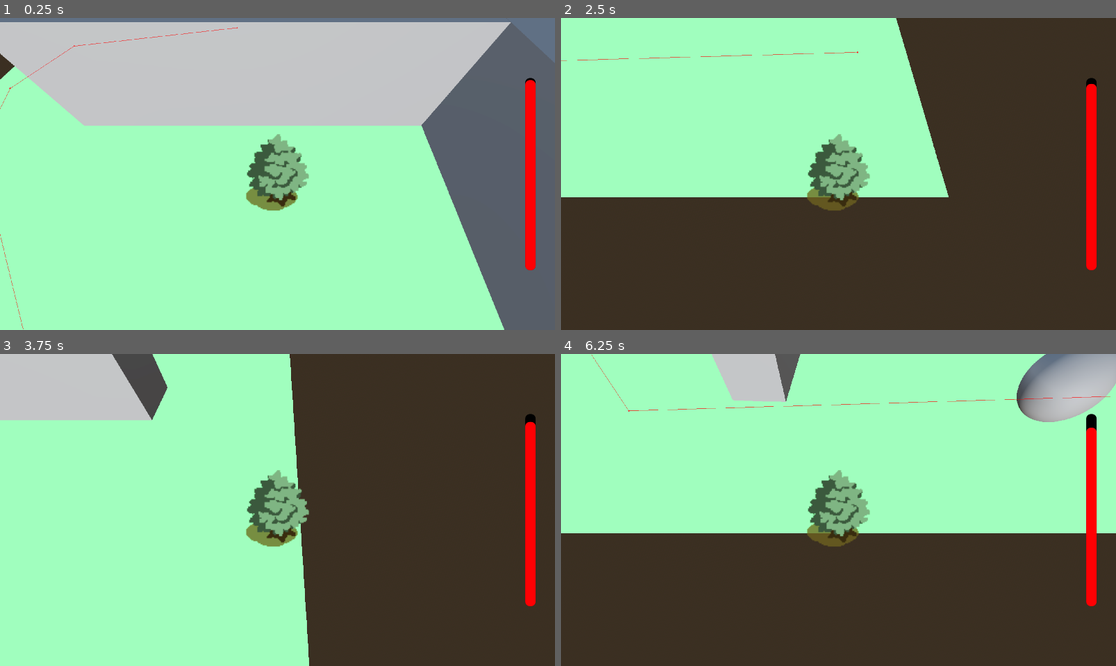
Above: before the commit, frames 1-4 (two rows, left to right).
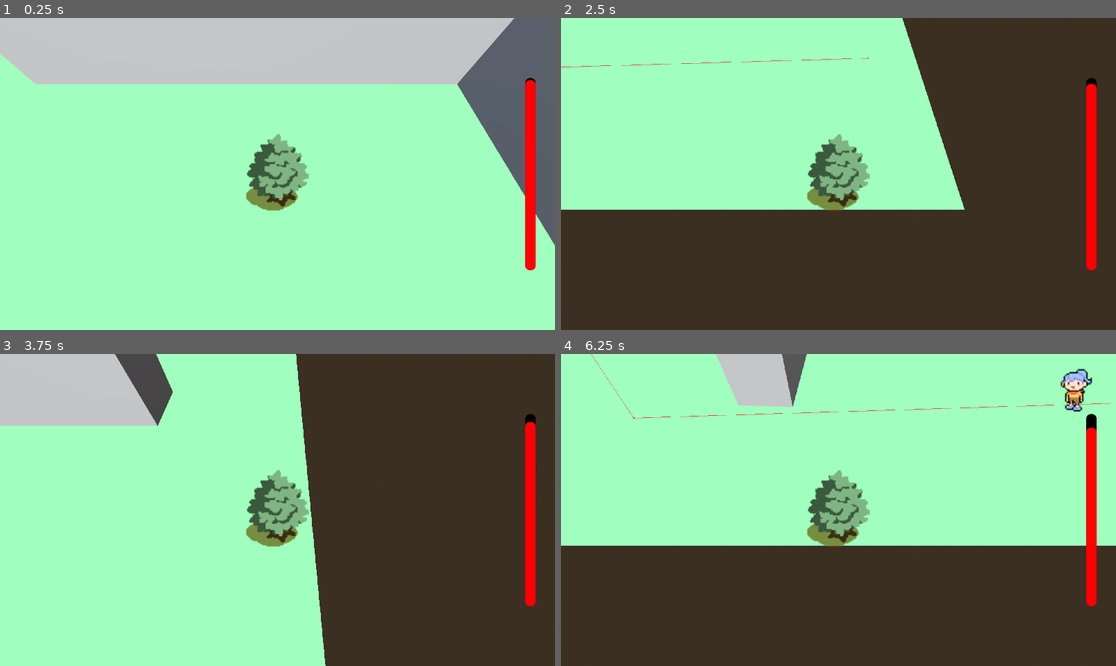
Above: after the commit, the same moments.

Repository: BrownRISDGameDevelopers/mosquito-simulator
Game: Godot game, scene res://scenes/LevelContainer.tscn
Two runs of this game, one before a commit and one after it. Both use one fixed random seed, a clock stepped at 60 frames per second and the inputs below. This scene is started directly instead of the project's main scene.
Inputs:
- Up to frame 1 (0.25 s): no input
- Up to frame 2 (2.5 s): tap Enter (ui_accept) at 0.5, 0.77, 1.52 s; hold D (right) 0.53-1.28 s; tap Space (suck) at 0.6, 1.35, 2.1 s; hold S (down) 1.28-2.03 s; hold D (right) from 2.03 s (still down)
- Up to frame 3 (3.75 s): release D (right) at 2.78 s; hold W (up) 2.78-3.53 s; tap Space (suck) at 2.85, 3.6 s; tap Enter (ui_accept) at 3.02 s; hold A (left) from 3.53 s (still down)
- Up to frame 4 (6.25 s): tap Enter (ui_accept) at 3.77, 4.52, 6.02 s; tap Space (suck) at 4.35, 5.1, 5.85 s; release A (left) at 5.03 s; hold S (down) 5.03-5.78 s; hold D (right) from 5.78 s (still down)

The runs differ from the first frame. In frame 1, 20% of the frame differs, in the area x 0-100%, y 0-100%; in frame 2, 4.0%; in frame 3, 2.8%; in frame 4, 7.9%.
Error before the commit: Attempt to call function '_on_sucked_blood' in base 'null instance' on a null instance. (res://scripts/player.gd:48)
Error after the commit: Attempt to call function '_on_sucked_blood' in base 'null instance' on a null instance. (res://scripts/player.gd:60)

Commit message:
Swatting minigame + transition mechanics (#27)
* add minigame viewport

* minigame transition

* minigame transitions

* add swatting hand to minigame

Diff:
--- /dev/null
+++ b/resources/npc.tres
@@ -0,0 +1,138 @@
+[gd_resource type="SpriteFrames" load_steps=18 format=3 uid="uid://d70sn58ecpj4"]
+
+[ext_resource type="Texture2D" uid="uid://1euueft102yd" path="res://assets/npc4directions.png" id="1_77163"]
+
+[sub_resource type="AtlasTexture" id="AtlasTexture_77163"]
+atlas = ExtResource("1_77163")
+region = Rect2(0, 64, 32, 32)
+
+[sub_resource type="AtlasTexture" id="AtlasTexture_yjhh8"]
+atlas = ExtResource("1_77163")
+region = Rect2(32, 64, 32, 32)
+
+[sub_resource type="AtlasTexture" id="AtlasTexture_g71r5"]
+atlas = ExtResource("1_77163")
+region = Rect2(64, 64, 32, 32)
+
+[sub_resource type="AtlasTexture" id="AtlasTexture_8pxm6"]
+atlas = ExtResource("1_77163")
+region = Rect2(96, 64, 32, 32)
+
+[sub_resource type="AtlasTexture" id="AtlasTexture_ji82l"]
+atlas = ExtResource("1_77163")
+region = Rect2(0, 0, 32, 32)
+
+[sub_resource type="AtlasTexture" id="AtlasTexture_5bi10"]
+atlas = ExtResource("1_77163")
+region = Rect2(32, 0, 32, 32)
+
+[sub_resource type="AtlasTexture" id="AtlasTexture_2nh4o"]
+atlas = ExtResource("1_77163")
+region = Rect2(64, 0, 32, 32)
+
+[sub_resource type="AtlasTexture" id="AtlasTexture_qp1te"]
+atlas = ExtResource("1_77163")
+region = Rect2(96, 0, 32, 32)
+
+[sub_resource type="AtlasTexture" id="AtlasTexture_lapdx"]
+atlas = ExtResource("1_77163")
+region = Rect2(0, 32, 32, 32)
+
+[sub_resource type="AtlasTexture" id="AtlasTexture_i3hik"]
+atlas = ExtResource("1_77163")
+region = Rect2(32, 32, 32, 32)
+
+[sub_resource type="AtlasTexture" id="AtlasTexture_xm4m5"]
+atlas = ExtResource("1_77163")
+region = Rect2(64, 32, 32, 32)
+
+[sub_resource type="AtlasTexture" id="AtlasTexture_sn7hy"]
+atlas = ExtResource("1_77163")
+region = Rect2(96, 32, 32, 32)
+
+[sub_resource type="AtlasTexture" id="AtlasTexture_d4hph"]
+atlas = ExtResource("1_77163")
+region = Rect2(0, 96, 32, 32)
+
+[sub_resource type="AtlasTexture" id="AtlasTexture_ds57a"]
+atlas = ExtResource("1_77163")
+region = Rect2(32, 96, 32, 32)
+
+[sub_resource type="AtlasTexture" id="AtlasTexture_85e84"]
+atlas = ExtResource("1_77163")
+region = Rect2(64, 96, 32, 32)
+
+[sub_resource type="AtlasTexture" id="AtlasTexture_etu0y"]
+atlas = ExtResource("1_77163")
+region = Rect2(96, 96, 32, 32)
+
+[resource]
+animations = [{
+"frames": [{
+"duration": 1.0,
+"texture": SubResource("AtlasTexture_77163")
+}, {
+"duration": 1.0,
+"texture": SubResource("AtlasTexture_yjhh8")
+}, {
+"duration": 1.0,
+"texture": SubResource("AtlasTexture_g71r5")
+}, {
+"duration": 1.0,
+"texture": SubResource("AtlasTexture_8pxm6")
+}],
+"loop": true,
+"name": &"walk_backward",
+"speed": 5.0
+}, {
+"frames": [{
+"duration": 1.0,
+"texture": SubResource("AtlasTexture_ji82l")
+}, {
+"duration": 1.0,
+"texture": SubResource("AtlasTexture_5bi10")
+}, {
+"duration": 1.0,
+"texture": SubResource("AtlasTexture_2nh4o")
+}, {
+"duration": 1.0,
+"texture": SubResource("AtlasTexture_qp1te")
+}],
+"loop": true,
+"name": &"walk_forward",
+"speed": 5.0
+}, {
+"frames": [{
+"duration": 1.0,
+"texture": SubResource("AtlasTexture_lapdx")
+}, {
+"duration": 1.0,
+"texture": SubResource("AtlasTexture_i3hik")
+}, {
+"duration": 1.0,
+"texture": SubResource("AtlasTexture_xm4m5")
+}, {
+"duration": 1.0,
+"texture": SubResource("AtlasTexture_sn7hy")
+}],
+"loop": true,
+"name": &"walk_left",
+"speed": 5.0
+}, {
+"frames": [{
+"duration": 1.0,
+"texture": SubResource("AtlasTexture_d4hph")
+}, {
+"duration": 1.0,
+"texture": SubResource("AtlasTexture_ds57a")
+}, {
+"duration": 1.0,
+"texture": SubResource("AtlasTexture_85e84")
+}, {
+"duration": 1.0,
+"texture": SubResource("AtlasTexture_etu0y")
+}],
+"loop": true,
+"name": &"walk_right",
+"speed": 5.0
+}]
--- a/scenes/LevelContainer.tscn
+++ b/scenes/LevelContainer.tscn
@@ -48,4 +48,6 @@
 [node name="BloodBar" parent="." instance=ExtResource("4_x305a")]
 layout_mode = 1
 
+[connection signal="exited_bounds" from="MinigameViewport/SubViewport/SwatMinigame" to="." method="_on_swat_minigame_exited_bounds"]
+
 [connection signal="minigame_toggle" from="MapViewport/SubViewport/Map" to="." method="_on_map_minigame_toggle"]
--- a/scenes/Map.tscn
+++ b/scenes/Map.tscn
@@ -86,7 +86,7 @@
 collision_mask = 6
 
 [node name="Player" parent="." instance=ExtResource("1_xkm8s")]
-transform = Transform3D(0.5, 0, 0, 0, 0.5, 0, 0, 0, 0.5, -1.636, 1, 1.22)
+transform = Transform3D(0.5, 0, 0, 0, 0.5, 0, 0, 0, 0.5, -1.636, 0.22804737, 1.22)
 
 [node name="Camera3D" type="Camera3D" parent="." node_paths=PackedStringArray("player")]
 transform = Transform3D(1, 0, 0, 0, 0.49999997, 0.86602545, 0, -0.86602545, 0.49999997, 0, 0.85, 0.5)
--- a/scenes/NPC.tscn
+++ b/scenes/NPC.tscn
@@ -1,6 +1,7 @@
-[gd_scene load_steps=4 format=3 uid="uid://1ayg4tlicupc"]
+[gd_scene load_steps=5 format=3 uid="uid://1ayg4tlicupc"]
 
-[ext_resource type="Script" path="res://scripts/npc.gd" id="1_mhefn"]
+[ext_resource type="Script" uid="uid://dfb8m4motdh6b" path="res://scripts/npc.gd" id="1_mhefn"]
+[ext_resource type="SpriteFrames" uid="uid://d70sn58ecpj4" path="res://resources/npc.tres" id="2_6xvi5"]
 
 [sub_resource type="SphereMesh" id="SphereMesh_tier1"]
 radius = 0.25
@@ -19,7 +20,15 @@
 debug_enabled = true
 
 [node name="MeshInstance3D" type="MeshInstance3D" parent="."]
+visible = false
 mesh = SubResource("SphereMesh_tier1")
 
 [node name="CollisionShape3D" type="CollisionShape3D" parent="."]
 shape = SubResource("ConvexPolygonShape3D_mhefn")
+
+[node name="AnimatedSprite3D" type="AnimatedSprite3D" parent="."]
+transform = Transform3D(1, 0, 0, 0, 0.8660254, 0.5, 0, -0.5, 0.8660254, 0, 0, 0)
+billboard = 1
+sprite_frames = ExtResource("2_6xvi5")
+animation = &"walk_left"
+autoplay = "default"
--- a/scenes/Player.tscn
+++ b/scenes/Player.tscn
@@ -33,5 +33,8 @@
 [node name="CollisionShape3D" type="CollisionShape3D" parent="Area3D"]
 shape = SubResource("CylinderShape3D_v6fml")
 
+[node name="EpicycleTimer" type="Timer" parent="."]
+autostart = true
+
 [connection signal="body_entered" from="Area3D" to="." method="_on_area_3d_body_entered"]
 [connection signal="body_exited" from="Area3D" to="." method="_on_area_3d_body_exited"]
--- a/scenes/Player2D.tscn
+++ b/scenes/Player2D.tscn
@@ -1,14 +1,29 @@
-[gd_scene load_steps=3 format=3 uid="uid://dqrapnubr13ws"]
+[gd_scene load_steps=4 format=3 uid="uid://dqrapnubr13ws"]
 
 [ext_resource type="Texture2D" uid="uid://di0rxj8b15frg" path="res://assets/tree.PNG" id="1_l3lvq"]
 [ext_resource type="Script" uid="uid://dqucnn32ba1gt" path="res://scripts/player_2d.gd" id="1_smyaq"]
 
+[sub_resource type="RectangleShape2D" id="RectangleShape2D_smyaq"]
+size = Vector2(200, 200)
+
 [node name="Player2D" type="CharacterBody2D"]
+collision_mask = 0
 motion_mode = 1
 script = ExtResource("1_smyaq")
+
+[node name="CollisionShape2D" type="CollisionShape2D" parent="."]
+shape = SubResource("RectangleShape2D_smyaq")
+debug_color = Color(0.7932132, 0.40678275, 0.3264246, 0.41960785)
 
 [node name="PlayerSprite" type="Sprite2D" parent="."]
 scale = Vector2(3.5, 3.5)
 texture = ExtResource("1_l3lvq")
 
 [node name="Camera2D" type="Camera2D" parent="."]
+
+[node name="Label" type="Label" parent="."]
+offset_left = 149.0
+offset_top = -60.0
+offset_right = 268.0
+offset_bottom = 81.0
+theme_override_font_sizes/font_size = 50
--- a/scenes/SwatMinigame.tscn
+++ b/scenes/SwatMinigame.tscn
@@ -1,14 +1,30 @@
-[gd_scene load_steps=3 format=3 uid="uid://21duxb65jl10"]
+[gd_scene load_steps=6 format=3 uid="uid://21duxb65jl10"]
 
+[ext_resource type="Script" uid="uid://bbwtfw2j6qh7v" path="res://scripts/swat_minigame.gd" id="1_vn5tw"]
 [ext_resource type="PackedScene" uid="uid://dqrapnubr13ws" path="res://scenes/Player2D.tscn" id="1_xre7j"]
 [ext_resource type="Texture2D" uid="uid://bqotwpd140nfa" path="res://assets/child sprite 1.png" id="2_86fu8"]
+[ext_resource type="PackedScene" uid="uid://cmbjd2lukby5b" path="res://scenes/Swatter.tscn" id="4_y7wqd"]
+
+[sub_resource type="RectangleShape2D" id="RectangleShape2D_86fu8"]
+size = Vector2(836, 1932)
 
 [node name="SwatMinigame" type="Node2D"]
+script = ExtResource("1_vn5tw")
 
 [node name="ChildSprite1" type="Sprite2D" parent="."]
-position = Vector2(960, 540)
 scale = Vector2(30, 30)
 texture = ExtResource("2_86fu8")
 
+[node name="MinigameBounds" type="Area2D" parent="."]
+
+[node name="CollisionShape2D" type="CollisionShape2D" parent="MinigameBounds"]
+shape = SubResource("RectangleShape2D_86fu8")
+debug_color = Color(0.51330525, 0.5524319, 0.46904778, 0.41960785)
+
 [node name="Player2D" parent="." instance=ExtResource("1_xre7j")]
-position = Vector2(960, 540)
+
+[node name="Swatter" parent="." node_paths=PackedStringArray("player") instance=ExtResource("4_y7wqd")]
+position = Vector2(784, -390)
+player = NodePath("../Player2D")
+
+[connection signal="body_exited" from="MinigameBounds" to="." method="_on_minigame_bounds_body_exited"]
--- /dev/null
+++ b/scenes/Swatter.tscn
@@ -0,0 +1,112 @@
+[gd_scene load_steps=7 format=3 uid="uid://cmbjd2lukby5b"]
+
+[ext_resource type="Script" uid="uid://bc0may7e5kl3r" path="res://scripts/swatter.gd" id="1_76vkj"]
+[ext_resource type="Texture2D" uid="uid://di0rxj8b15frg" path="res://assets/tree.PNG" id="2_q1jp2"]
+
+[sub_resource type="RectangleShape2D" id="RectangleShape2D_76vkj"]
+size = Vector2(272, 176)
+
+[sub_resource type="Animation" id="Animation_76vkj"]
+resource_name = "swat"
+tracks/0/type = "bezier"
+tracks/0/imported = false
+tracks/0/enabled = true
+tracks/0/path = NodePath("Tree:position:x")
+tracks/0/interp = 1
+tracks/0/loop_wrap = true
+tracks/0/keys = {
+"handle_modes": PackedInt32Array(0, 2, 2),
+"points": PackedFloat32Array(0, -0.25, 0, 0.25, 0, 0, -0.083333336, 0, 0.083333336, 0, 0, -0.16666667, 0, 0, 0),
+"times": PackedFloat32Array(0, 0.5, 1)
+}
+tracks/1/type = "bezier"
+tracks/1/imported = false
+tracks/1/enabled = true
+tracks/1/path = NodePath("Tree:position:y")
+tracks/1/interp = 1
+tracks/1/loop_wrap = true
+tracks/1/keys = {
+"handle_modes": PackedInt32Array(0, 2, 2),
+"points": PackedFloat32Array(-200, -0.25, 0, 0.25, 0, 0, -0.083333336, 0, 0.083333336, 0, -200, -0.16666667, 0, 0, 0),
+"times": PackedFloat32Array(0, 0.5, 1)
+}
+tracks/2/type = "method"
+tracks/2/imported = false
+tracks/2/enabled = true
+tracks/2/path = NodePath(".")
+tracks/2/interp = 1
+tracks/2/loop_wrap = true
+tracks/2/keys = {
+"times": PackedFloat32Array(0.5, 1),
+"transitions": PackedFloat32Array(1, 1),
+"values": [{
+"args": [],
+"method": &"swat_player"
+}, {
+"args": [],
+"method": &"post_swat"
+}]
+}
+
+[sub_resource type="Animation" id="Animation_q1jp2"]
+length = 0.001
+tracks/0/type = "bezier"
+tracks/0/imported = false
+tracks/0/enabled = true
+tracks/0/path = NodePath("Tree:position:x")
+tracks/0/interp = 1
+tracks/0/loop_wrap = true
+tracks/0/keys = {
+"handle_modes": PackedInt32Array(0),
+"points": PackedFloat32Array(0, -0.25, 0, 0.25, 0),
+"times": PackedFloat32Array(0)
+}
+tracks/1/type = "bezier"
+tracks/1/imported = false
+tracks/1/enabled = true
+tracks/1/path = NodePath("Tree:position:y")
+tracks/1/interp = 1
+tracks/1/loop_wrap = true
+tracks/1/keys = {
+"handle_modes": PackedInt32Array(0),
+"points": PackedFloat32Array(-200, -0.25, 0, 0.25, 0),
+"times": PackedFloat32Array(0)
+}
+
+[sub_resource type="AnimationLibrary" id="AnimationLibrary_q1jp2"]
+_data = {
+&"RESET": SubResource("Animation_q1jp2"),
+&"swat": SubResource("Animation_76vkj")
+}
+
+[node name="Swatter" type="CharacterBody2D"]
+collision_layer = 2
+collision_mask = 2
+script = ExtResource("1_76vkj")
+
+[node name="Tree" type="Sprite2D" parent="."]
+position = Vector2(0, -200)
+rotation = -1.5707964
+scale = Vector2(5, 5)
+texture = ExtResource("2_q1jp2")
+
+[node name="CollisionShape2D" type="CollisionShape2D" parent="."]
+shape = SubResource("RectangleShape2D_76vkj")
+debug_color = Color(0.83916634, 0.34032944, 0.47643143, 0.41960785)
+
+[node name="SwatHitbox" type="Area2D" parent="."]
+
+[node name="CollisionShape2D" type="CollisionShape2D" parent="SwatHitbox"]
+shape = SubResource("RectangleShape2D_76vkj")
+
+[node name="SwatTimer" type="Timer" parent="."]
+wait_time = 3.0
+
+[node name="AnimationPlayer" type="AnimationPlayer" parent="."]
+libraries = {
+&"": SubResource("AnimationLibrary_q1jp2")
+}
+
+[connection signal="body_entered" from="SwatHitbox" to="." method="_on_swat_hitbox_body_entered"]
+[connection signal="body_exited" from="SwatHitbox" to="." method="_on_swat_hitbox_body_exited"]
+[connection signal="timeout" from="SwatTimer" to="." method="_on_swat_timer_timeout"]
--- a/scripts/level_container.gd
+++ b/scripts/level_container.gd
@@ -2,10 +2,23 @@
 
 var minigame_visible = false
 
-func _on_map_minigame_toggle():
-	minigame_visible = !minigame_visible
+@onready var map_3d = $MapViewport/SubViewport/Map
+@onready var minigame = $MinigameViewport/SubViewport/SwatMinigame
+
+func toggle_minigame(minigame_state):
+	minigame_visible = minigame_state
 	$MinigameViewport.visible = minigame_visible
 	if minigame_visible:
 		$MapViewport.scale = Vector2(0.25, 0.25)
 	if not minigame_visible:
 		$MapViewport.scale = Vector2.ONE
+
+
+func _on_map_minigame_toggle():
+	toggle_minigame(true)
+	minigame.reset()
+
+
+func _on_swat_minigame_exited_bounds():
+	toggle_minigame(false)
+	map_3d.free_player()
--- a/scripts/map.gd
+++ b/scripts/map.gd
@@ -2,5 +2,10 @@
 
 signal minigame_toggle
 
+@onready var player = $Player
+
 func _on_player_minigame_toggle():
 	minigame_toggle.emit()
+
+func free_player():
+	player.return_control()
--- a/scripts/player.gd
+++ b/scripts/player.gd
@@ -12,10 +12,22 @@
 @onready var blood_bar = $"../Camera3D/Control"
 
 var on_camper = false
+var can_attach = true
+
 var current_camper
+
+@onready var epicycle_timer = $EpicycleTimer
+@export var hover_distance = 0.1
+@export var hover_height = 0.2
+@export var hover_freq = 4
+
+func _ready():
+	hover_height = hover_height / hover_distance
+	epicycle_timer.wait_time = 2 * PI / hover_freq
 
 func _physics_process(delta: float) -> void:
 	if on_camper:
+		global_position = current_camper.global_position + hover_distance * epicycle()
 		return
 	# Add the gravity.
 	if not is_on_floor():
@@ -47,15 +59,30 @@
 	emit_signal("sucked_blood")
 	blood_bar._on_sucked_blood()
 
+func cycle_helper(t, min_bound, max_bound):
+	if min_bound * PI <= t and t <= max_bound * PI:
+		return 1
+	else:
+		return 0
+
+func epicycle():
+	var t = epicycle_timer.time_left * hover_freq
+	var r = (cycle_helper(t, 0.0, 0.5) * 1 / cos(t - 0.25 * PI) +
+		 cycle_helper(t, 0.5, 1.0) * 1 / cos(t - 0.75 * PI) +
+		 cycle_helper(t, 1.0, 1.5) * 1 / cos(t - 1.25 * PI) +
+		 cycle_helper(t, 1.5, 2.0) * 1 / cos(t - 1.75 * PI))
+	return Vector3(cos(t) * r, hover_height, sin(t) * r)
+
+func return_control():
+	on_camper = false
+	global_position -= hover_distance * epicycle()
 
 func _on_area_3d_body_entered(body: Node3D):
-	if not on_camper:
+	if not on_camper and can_attach:
 		minigame_toggle.emit()
 		on_camper = true
+		can_attach = false
 		current_camper = body
 
 func _on_area_3d_body_exited(body: Node3D):
-	if on_camper and body == current_camper:
-		minigame_toggle.emit()
-		on_camper = false
-		current_camper = null
+	can_attach = true
--- a/scripts/player_2d.gd
+++ b/scripts/player_2d.gd
@@ -12,3 +12,6 @@
 		velocity.y = move_toward(velocity.y, 0, SPEED)
 
 	move_and_slide()
+
+func get_swatted():
+	$Label.text = $Label.text + "ouch"
--- /dev/null
+++ b/scripts/swat_minigame.gd
@@ -0,0 +1,11 @@
+extends Node2D
+
+signal exited_bounds
+
+@onready var player = $Player2D
+
+func _on_minigame_bounds_body_exited(body: Node2D):
+	exited_bounds.emit()
+
+func reset():
+	player.position = Vector2.ZERO
--- /dev/null
+++ b/scripts/swatter.gd
@@ -0,0 +1,48 @@
+extends CharacterBody2D
+
+@export var player: CharacterBody2D
+
+@export var swat_interval = 1.0
+@export var swat_speed = 1.0
+@export var movement_speed = 200.0
+
+@export var swatting = false
+var player_in_hitbox = false
+@onready var swat_timer = $SwatTimer
+@onready var anim_player = $AnimationPlayer
+
+func _ready():
+	reset_timer()
+	anim_player.speed_scale = swat_speed
+
+func reset_timer():
+	swat_timer.wait_time = 3 * randi_range(8, 12) / (10 * swat_interval)
+
+func _physics_process(delta):
+	if player:
+		velocity = player.global_position - global_position
+	if swatting:
+		velocity = Vector2.ZERO
+	velocity = velocity.normalized() * movement_speed
+	move_and_slide()
+
+func swat_player():
+	if player_in_hitbox:
+		player.get_swatted()
+
+func post_swat():
+	reset_timer()
+	swatting = false
+
+func _on_swat_timer_timeout():
+	swatting = true
+	anim_player.play("swat")
+
+func _on_swat_hitbox_body_entered(body: Node2D):
+	if body == player:
+		swat_timer.start()
+		player_in_hitbox = true
+
+func _on_swat_hitbox_body_exited(body: Node2D):
+	if body == player:
+		player_in_hitbox = false
Binary file added: assets/npc4directions.png
Not shown, added: assets/npc4directions.png.import
Not shown, added: scripts/swat_minigame.gd.uid
Not shown, added: scripts/swatter.gd.uid
